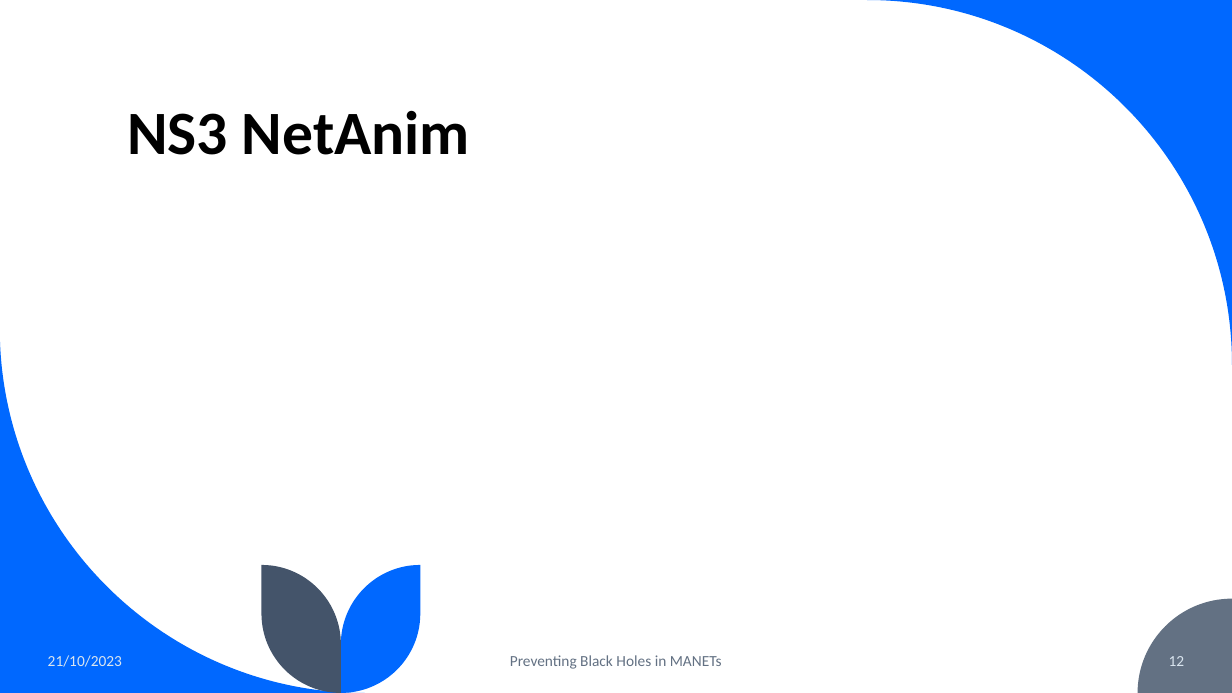
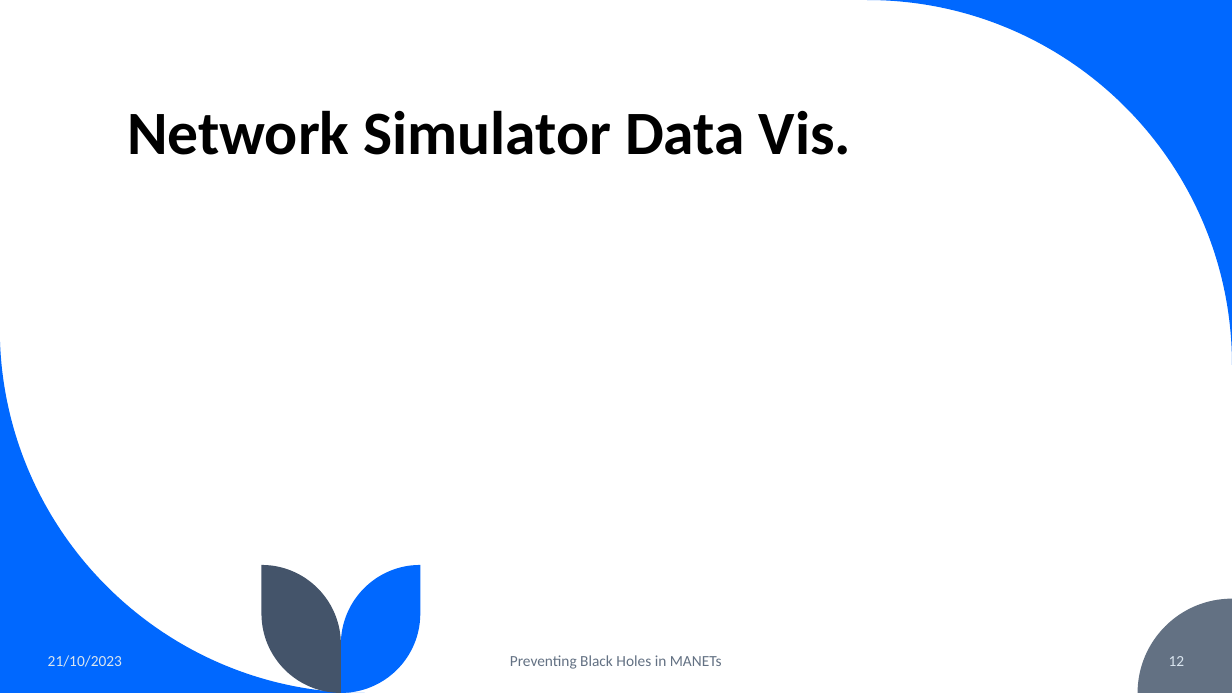
Before and after one commit to capstone11522manet/Manet11522-23-16, a slide deck: slide 12 of Presentation/Presentation.pptx. Drawn at 1232x693 pixels with LibreOffice and Linux fonts; fonts in the diff are those of the drawing. Boxes give left, top, right and bottom in pixels: in the first picture for what was removed or moved away, otherwise in the second. Text is boxed around its words. In the diff, an @@ line names an element or a change of style, - is before the commit and + after.

```diff
--- a/Presentation/Presentation.pptx
+++ b/Presentation/Presentation.pptx
@@ title at (127,110,851,155): text changed @@
-NS3 NetAnim
+Network Simulator Data Vis.
```
Also in this commit, not shown: 8 other slides changed, 1 slide added.
